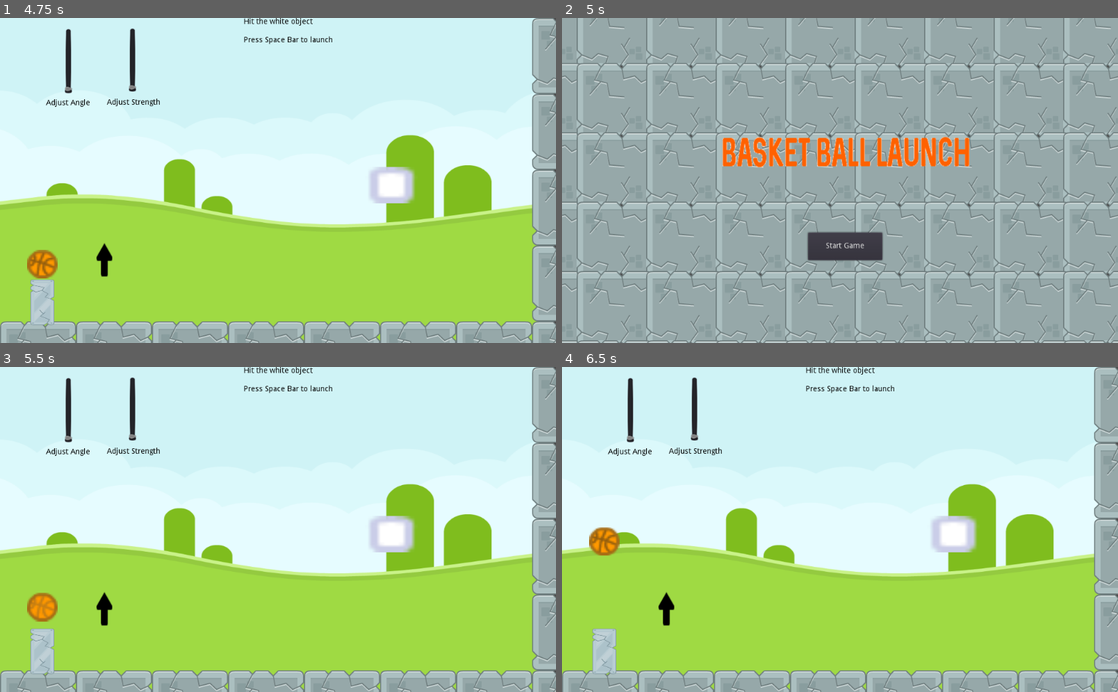
Above: before the commit, frames 1-4 (two rows, left to right).
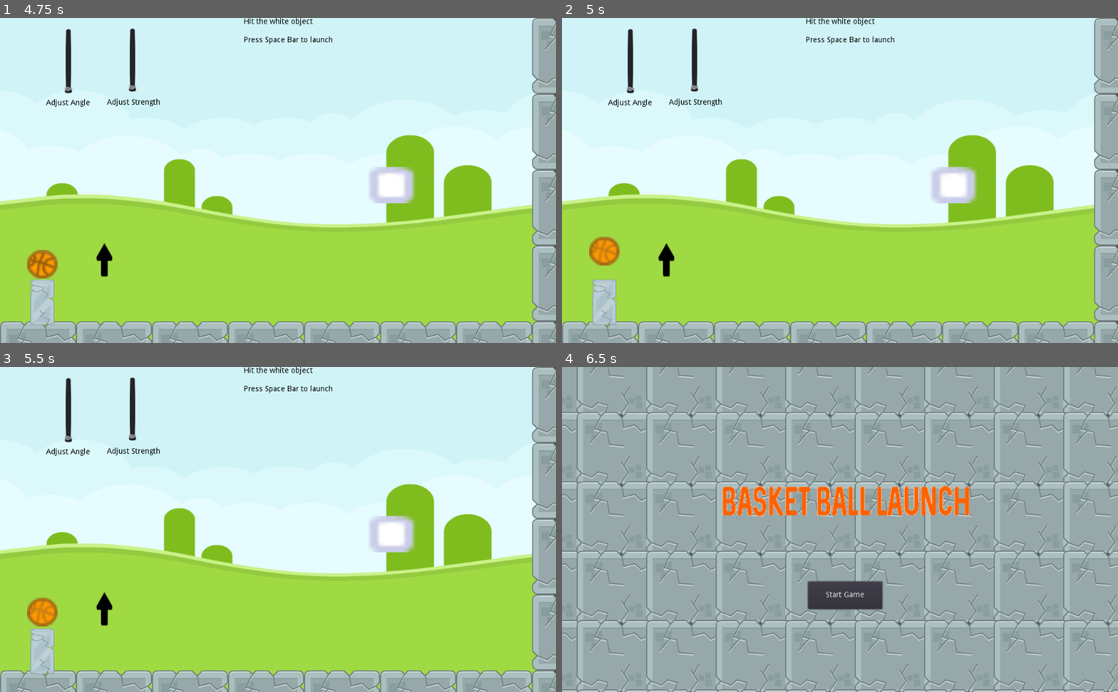
Above: after the commit, the same moments.

Repository: bsu-cs315/P1-Basketball-Game
Game: Godot game, scene res://src/TitleScreen.tscn
Two runs of this game, one before a commit and one after it. Both use one fixed random seed, a clock stepped at 60 frames per second and the inputs below.
Inputs (mouse positions are in pixels of both pictures, inside the frame that each line leads up to):
- Up to frame 1 (4.75 s): click "Start Game" at 0.5 s; tap Space (launch) at 1.25, 1.35, 2, 2.1, 2.75, 2.85, 3.5, 3.6, 4.25, 4.35 s
- Up to frame 2 (5 s): tap R (reload_scene) at 4.9 s
- Up to frame 3 (5.5 s): click (283, 594) at 5 s, where only the run before the commit has a clickable "Start Game"
- Up to frame 4 (6.5 s): tap Space (launch) at 5.75, 5.85 s; tap Escape (return_to_menu, bound only after the commit) at 6.4 s

Frame 1 is identical in both runs. In frame 2, 92% of the frame differs, in the area x 0-100%, y 0-100%; in frame 3, 0.4%; in frame 4, 92%.

Commit message:
Add return to menu and reload game action

Diff:
--- a/project/project.godot
+++ b/project/project.godot
@@ -31,6 +31,11 @@
 "events": [ Object(InputEventKey,"resource_local_to_scene":false,"resource_name":"","device":0,"alt":false,"shift":false,"control":false,"meta":false,"command":false,"pressed":false,"scancode":82,"unicode":0,"echo":false,"script":null)
  ]
 }
+return_to_menu={
+"deadzone": 0.5,
+"events": [ Object(InputEventKey,"resource_local_to_scene":false,"resource_name":"","device":0,"alt":false,"shift":false,"control":false,"meta":false,"command":false,"pressed":false,"scancode":16777217,"unicode":0,"echo":false,"script":null)
+ ]
+}
 
 [rendering]
 
--- a/project/src/GameOver.tscn
+++ b/project/src/GameOver.tscn
@@ -12,7 +12,9 @@
 margin_right = 73.5
 margin_bottom = 55.4158
 custom_colors/font_color = Color( 0.00784314, 0, 1, 1 )
-text = "Press R to reload game"
+text = "Press R to reload game
+
+Press Esc to return to menu"
 __meta__ = {
 "_edit_use_anchors_": false
 }
--- a/project/src/Level.gd
+++ b/project/src/Level.gd
@@ -8,6 +8,8 @@
 onready var LoseLabelNode = $Player/GameOver/LoseLabel
 onready var ReloadGameLabel = $Player/GameOver/ReloadGameLabel
 onready var title_screen = load("res://src/TitleScreen.tscn").instance()
+onready var reload_scene = load("res://src/Level.tscn").instance()
+
 func _ready():
 	WinLabelNode.hide()
 	LoseLabelNode.hide()
@@ -15,9 +17,12 @@
 
 
 func _process(delta):
+	if Input.is_action_just_pressed("return_to_menu"):
+		queue_free()
+		get_tree().get_root().add_child(title_screen)
 	if Input.is_action_just_pressed("reload_scene"):
 		queue_free()
-		get_tree().get_root().add_child(title_screen)
+		get_tree().get_root().add_child(reload_scene)
 	_checkForGameOver()
 
 
Not shown, changed: README.md
